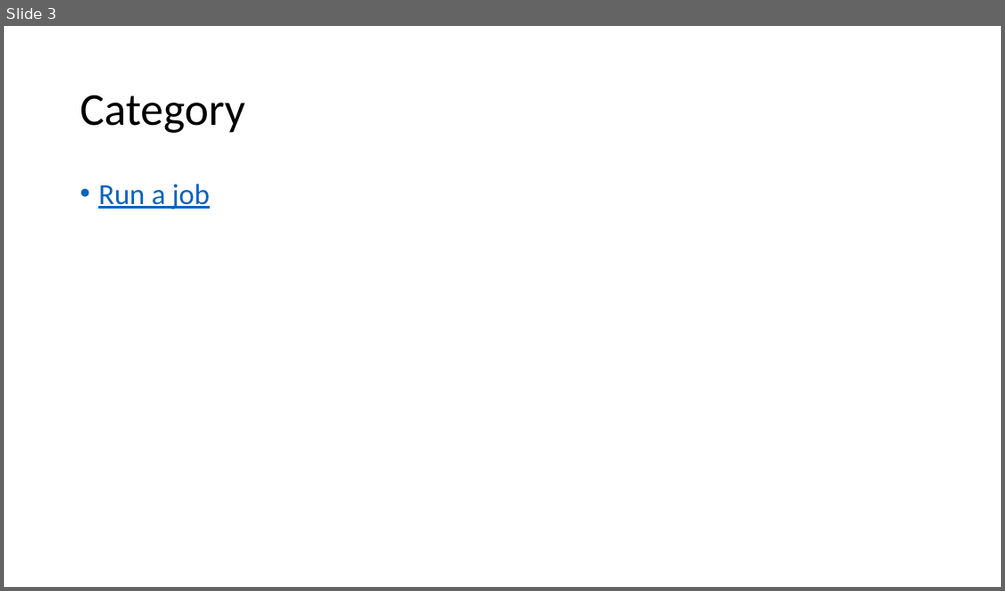
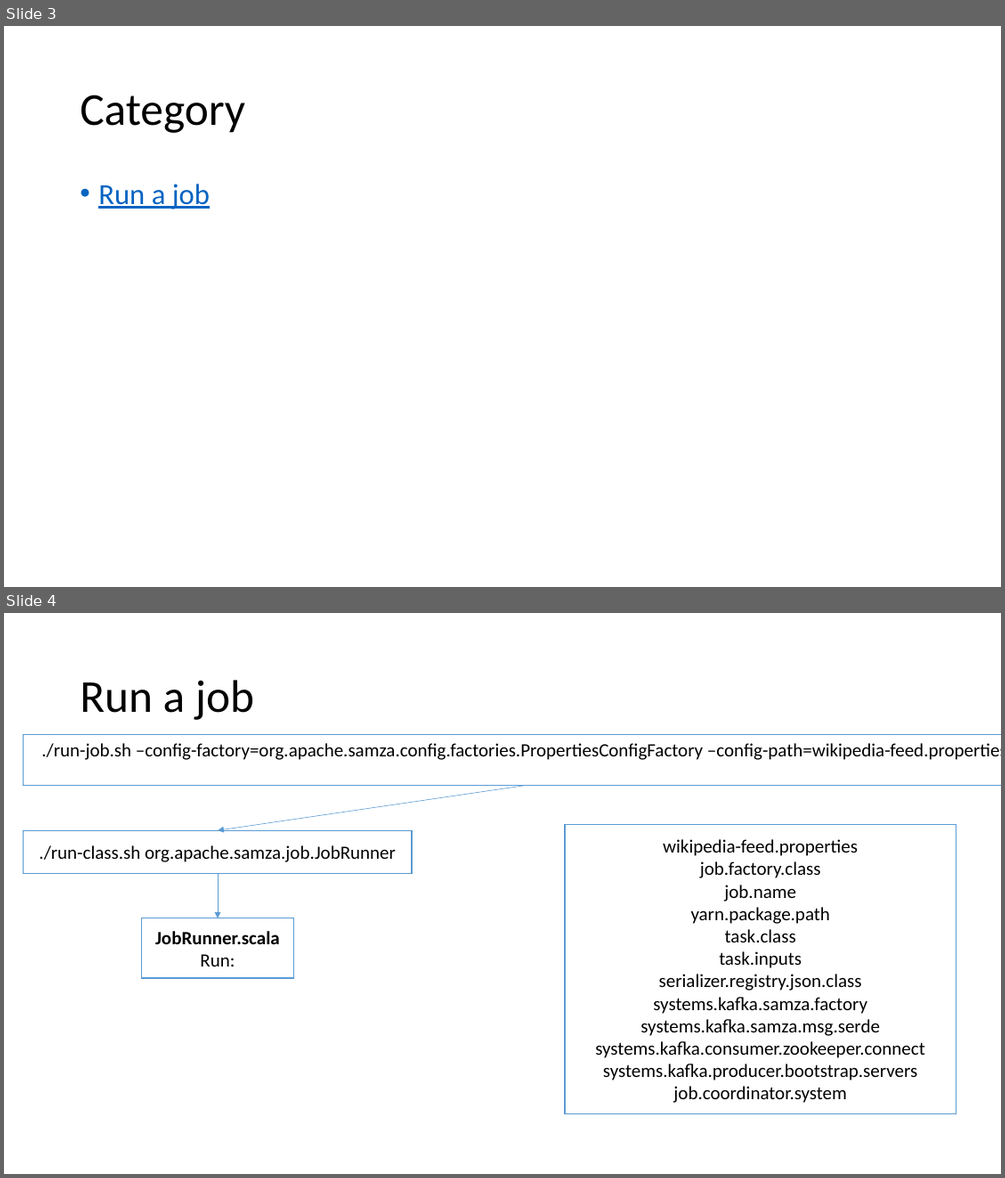
Before and after one commit to Swrrt/Samza-Documents, a slide deck: SamzaStructure.pptx. Shown one above the other, each under a label of ours: slide 3 before the commit, slides 3 and 4 after it. The pictures are 1005x591 and 1005x1178 pixels, drawn with LibreOffice and Linux fonts; fonts in the diff are those of the drawing. Boxes give left, top, right and bottom in pixels: in the first picture for what was removed or moved away, otherwise in the second. Text is boxed around its words. In the diff, an @@ line names an element or a change of style, - is before the commit and + after.

Commit message:
YARN structure in progress

```diff
--- a/SamzaStructure.pptx
+++ b/SamzaStructure.pptx
@@ slide 4 added at (4,613,1001,1174), background #FFFFFF @@
@@ title added at (80,680,254,720), 44 pt, text #000000 @@
+Run a job
@@ rectangle added at (24,735,1001,786), fill #FFFFFF, outline #5B9BD5 1 pt, 18 pt, text #000000 @@
+./run-job.sh –config-factory=org.apache.samza.config.factories.PropertiesConfigFactory –config-path=wikipedia-feed.properties
@@ arrow added from (526, 786) to (218, 831), #5B9BD5 0.5 pt @@
@@ rectangle added at (565,825,956,1114), fill #FFFFFF, outline #5B9BD5 1 pt, 18 pt, text #000000 @@
+wikipedia-feed.properties
+job.factory.class
+job.name
+yarn.package.path
+task.class
+task.inputs
+serializer.registry.json.class
+systems.kafka.samza.factory
+systems.kafka.samza.msg.serde
+systems.kafka.consumer.zookeeper.connect
+systems.kafka.producer.bootstrap.servers
+job.coordinator.system
@@ rectangle added at (24,831,412,873), fill #FFFFFF, outline #5B9BD5 1 pt, 18 pt, text #000000 @@
+./run-class.sh org.apache.samza.job.JobRunner
@@ arrow added from (218, 873) to (218, 918), #5B9BD5 0.5 pt @@
@@ rectangle added at (142,918,294,978), fill #FFFFFF, outline #5B9BD5 1 pt, 18 pt, text #000000, bold @@
+JobRunner.scala
+Run:
```
Also in this commit, not shown: 1 other file.
